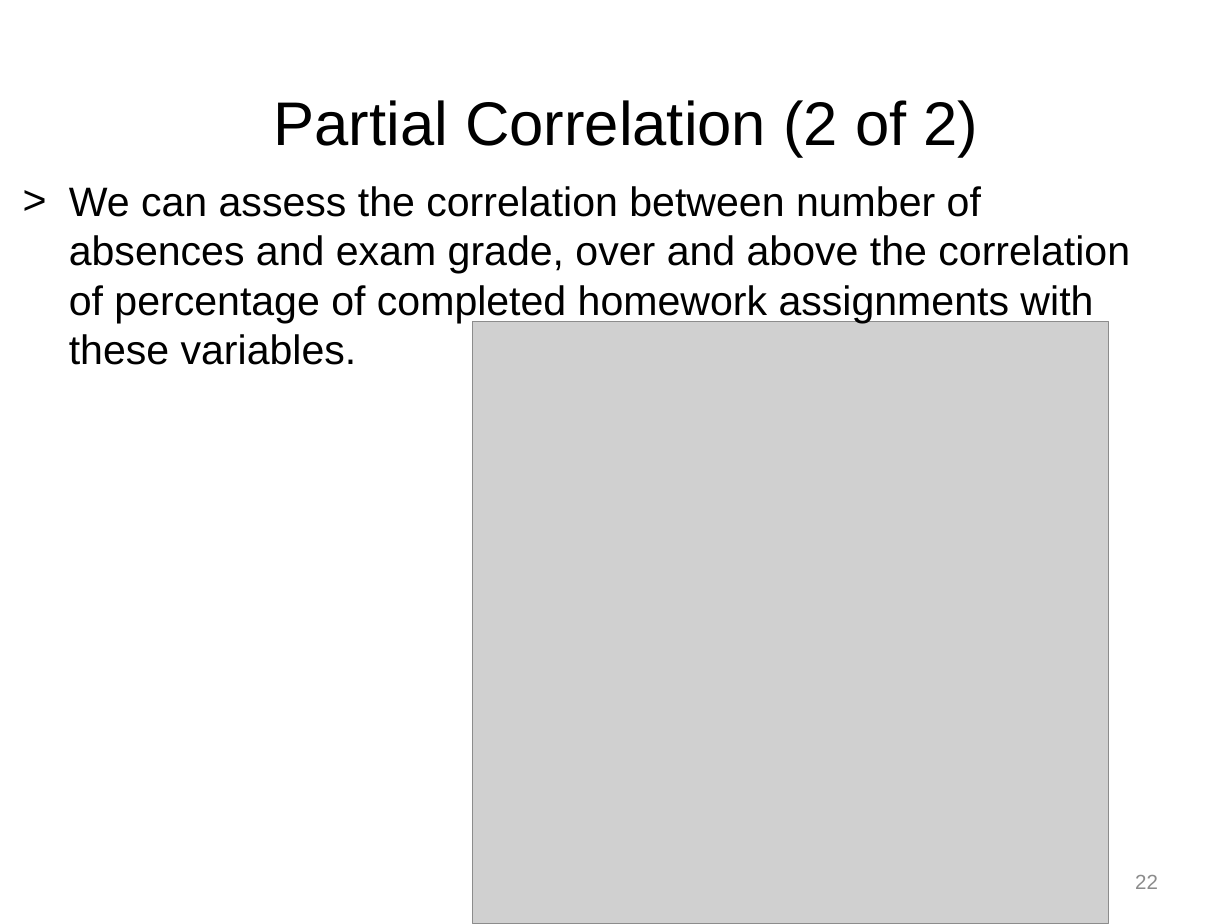
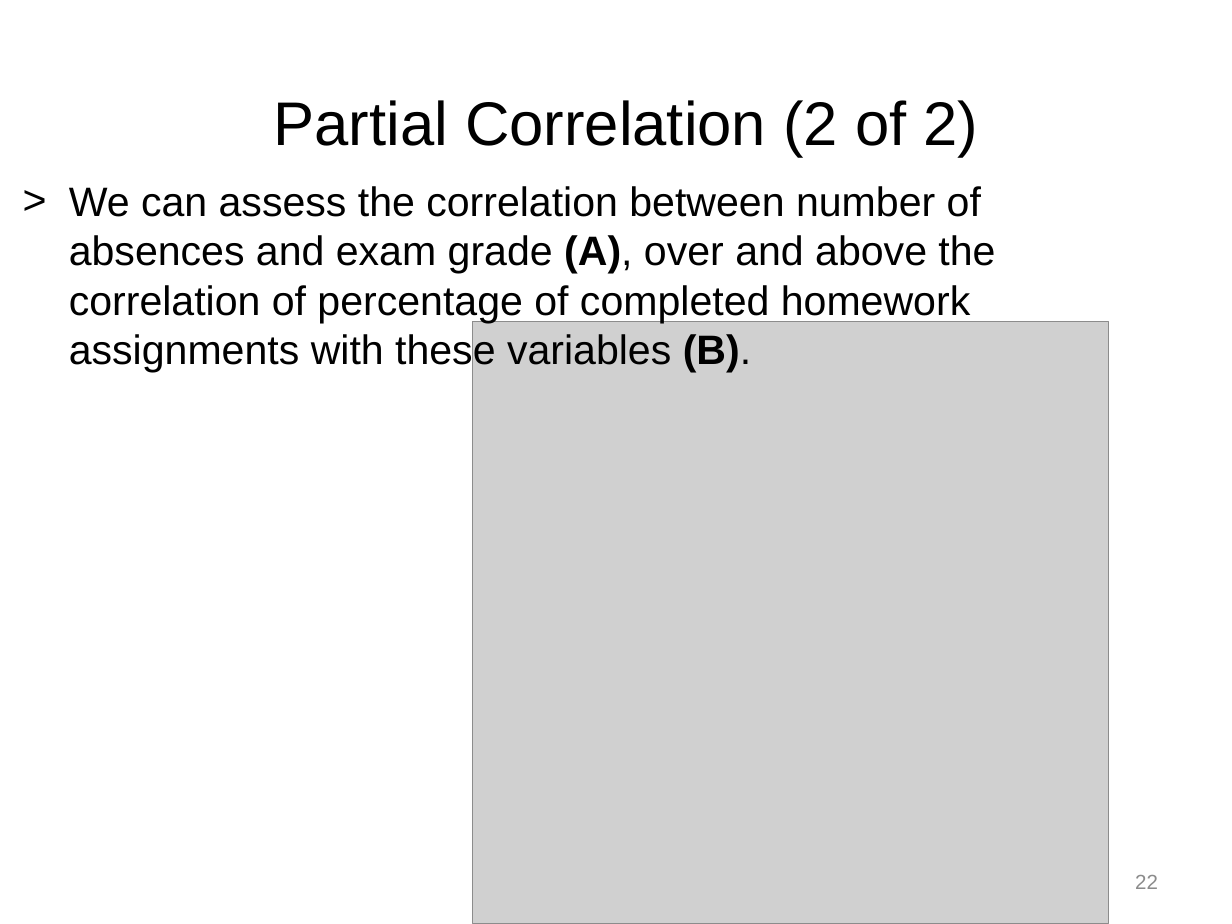
Before and after one commit to npm27/Teaching-Materials, a slide deck: slide 22 of Tests and Eval/Slides/3 Chapter 3.pptx. Drawn at 1232x924 pixels with LibreOffice and Linux fonts; fonts in the diff are those of the drawing; grey boxes stand for pictures. Boxes give left, top, right and bottom in pixels: in the first picture for what was removed or moved away, otherwise in the second. Text is boxed around its words. In the diff, an @@ line names an element or a change of style, - is before the commit and + after.

Commit message:
Update slides

```diff
--- a/Tests and Eval/Slides/3 Chapter 3.pptx
+++ b/Tests and Eval/Slides/3 Chapter 3.pptx
@@ text at [69, 186, 995, 372]: text changed @@
-> We can assess the correlation between number of absences and exam grade, over and above the correlation of percentage of completed homework assignments with these variables.
+> We can assess the correlation between number of absences and exam grade (A), over and above the correlation of percentage of completed homework assignments with these variables (B).
```
Also in this commit, not shown: 8 other slides changed, 3 other files.
